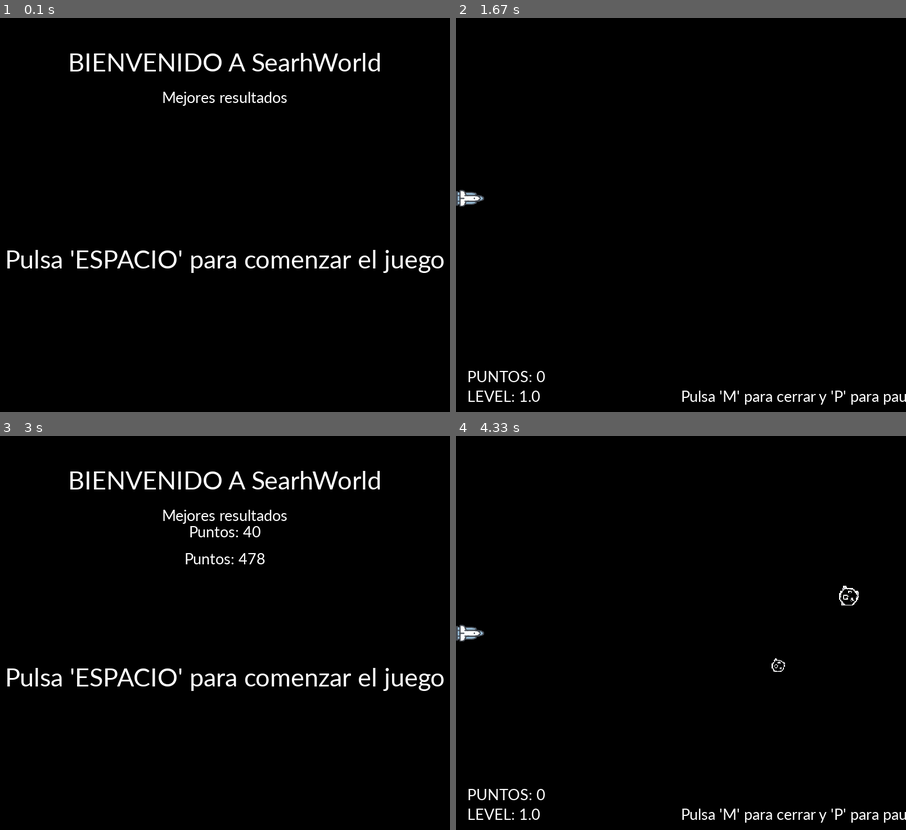
Above: before the commit, frames 1-4 (two rows, left to right).
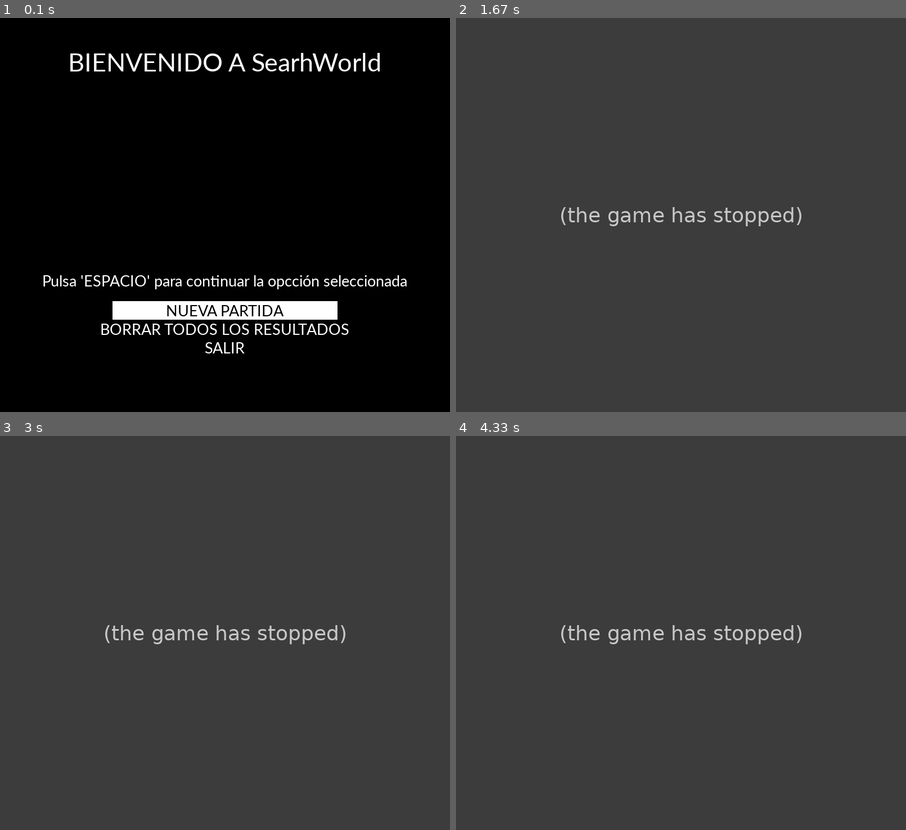
Above: after the commit, the same moments.

Repository: LuciaEnriquez/end_proyect_pygame
Game: pygame game, started from game/game.py
The game is run twice, just before and just after one commit, with the same random seed, the same clock (stepped at 60 frames per second) and the same inputs.
Inputs:
- Up to frame 1 (0.1 s): no input
- Up to frame 2 (1.67 s): tap Space at 0.33, 0.73, 1.03, 1.57 s; hold M 0.67-1.13 s; hold Down 0.67-1.13 s; tap S at 1.17 s
- Up to frame 3 (3 s): tap Space at 1.87, 2.07, 2.87 s; hold P 2-2.37 s; hold Up 2-2.37 s; hold M from 2.8 s (still down)
- Up to frame 4 (4.33 s): tap Space at 3.17, 3.53, 3.83, 4.2 s; release M at 3.43 s; hold Down from 4.13 s (still down)

The runs differ from the first frame. In frame 1, 5.4% of the frame differs, in the area x 1-99%, y 18-86%; in frame 2, 100%, in the area x 0-100%, y 0-100%; in frame 3, 100%; in frame 4, 100%.
After the commit the program exited at 1.57 s; later frames show no game.

Commit message:
update code

Diff:
--- a/game/Asteroid.py
+++ b/game/Asteroid.py
@@ -13,20 +13,16 @@
         self.image = image
         self.setYandX()
         self.setDimensionAsteroid()
-        self.delete = False
         self.speed = randint(2 , 8)
 
     def update(self):
         self.x -= self.speed
 
-        if self.x <= ( - self.w) and self.delete == False:
+        if self.x <= ( - self.w):
             self.setYandX()
             return True
         else:
             return False
-
-    def setDelete(self):
-        self.delete = True
 
     def setYandX(self):
         section = self.size[1]
--- a/game/UtilsDataBase.py
+++ b/game/UtilsDataBase.py
@@ -1,5 +1,4 @@
 import sqlite3 as sqlite
-import ModelResults as ModelResults
 
 class UtilsDataBase():
 
@@ -22,14 +21,15 @@
     def selectAllTable():
         list = []
         conn = sqlite.connect('DataBase.db')
-        cursor = conn.execute("SELECT ID, PUNTOS, NIVEL from RESULTADOS ORDER BY CAST(PUNTOS AS INT) ASC")
+        cursor = conn.execute("SELECT ID, PUNTOS, NIVEL from RESULTADOS ORDER BY CAST(PUNTOS AS INT) DESC LIMIT 5")
         for row in cursor:
-            list.append(row[1])
+            list.append(str(row[1]) + " con nivel " + str(row[2]))
 
         conn.close()
         return list
 
-    def deleteTable():
+    def resetTable():
         conn = sqlite.connect('DataBase.db')
-        conn.execute('DROP TABLE RESULTADOS;')
+        conn.execute('DROP TABLE IF EXISTS RESULTADOS;')
         conn.close()
+        UtilsDataBase.createTableIfNotExits()
--- a/game/game.py
+++ b/game/game.py
@@ -1,15 +1,20 @@
 import pygame as pg
+from pygame import time
 from pygame.draw import rect
 import os
 from Asteroid import Asteroid
 from SpaceShip import SpaceShip
 from UtilsDataBase import UtilsDataBase
-import ModelResults as ModelResults
-
-SIZE =(800, 600)
+
+SIZE = (800, 600)
+WHITE = (255, 255, 255)
+BLACK = (0, 0, 0)
 
 class Game():
 
+    listStatus = ["MENU", "INTRO","JUEGO"]
+    listItem = ["NUEVA PARTIDA","BORRAR TODOS LOS RESULTADOS","SALIR"]
+    selectListItem = listItem[0]
     lives = 2
     asteroidList = []
     asteroidDeleteList = []
@@ -26,7 +31,7 @@
 
     def __init__(self, w, h):
         self.window = pg.display.set_mode((w, h))
-        self.reloj = pg.time.Clock()
+        self.time = pg.time.Clock()
         pg.init()
         pg.font.init()
         pg.mixer.init()
@@ -42,35 +47,61 @@
         self.menuIsView = False
         game_over = False
         pause = False
-        viewMenu = True
+        selectStatus = self.listStatus[0]
+        timeInfo = pg.time.get_ticks()
         while not game_over:
-            self.reloj.tick(50)
+            self.time.tick(50)
 
             events = pg.event.get()
             for event in events:
                 if event.type == pg.QUIT:
                     game_over = True
-                elif event.type == pg.KEYDOWN and pg.key.get_pressed()[pg.K_s]:
-                    utilsDataBase.insertPointsAndLevel(40,2)
-                    utilsDataBase.insertPointsAndLevel(478,6)
-                elif event.type == pg.KEYDOWN and pg.key.get_pressed()[pg.K_m]:
+                elif event.type == pg.KEYDOWN:
+                    lenList = len(self.listItem)
+                    indexList = self.listItem.index(self.selectListItem)
+                    if pg.key.get_pressed()[pg.K_m]:
+                        self.resetGame()
+                        pause = False
+                        selectStatus = self.listStatus[0]
+                    elif (pg.key.get_pressed()[pg.K_SPACE] or pg.key.get_pressed()[pg.K_INSERT]) and selectStatus == self.listStatus[0]:
+                        if indexList == 0:
+                            self.resetGame()
+                            pause = False
+                            selectStatus = self.listStatus[1]
+                            timeInfo = pg.time.get_ticks()
+                        elif indexList == 1:
+                            utilsDataBase.resetTable()
+                            self.menuIsView = False
+                        elif indexList == 2:
+                            game_over = True
+
+                    if selectStatus == self.listStatus[2]:
+                        if pg.key.get_pressed()[pg.K_p] and self.lives > 0:
+                            pause = not pause
+                            if pause:
+                                self.textPause()
+                        elif pg.key.get_pressed()[pg.K_r] and self.lives <= 0:
+                            self.resetGame()
+                            pause = False
+                    else:
+                        if pg.key.get_pressed()[pg.K_DOWN] and indexList < lenList - 1:
+                            indexList += 1
+                            self.selectListItem = self.listItem[indexList]
+                            self.menuIsView = False
+                        elif pg.key.get_pressed()[pg.K_UP] and indexList > 0:
+                            indexList -= 1
+                            self.selectListItem = self.listItem[indexList]
+                            self.menuIsView = False
+
+
+            if selectStatus == self.listStatus[0]:
+                self.initMenu()
+            elif selectStatus == self.listStatus[1]:
+                self.initIntro()
+                if pg.time.get_ticks() > timeInfo + 10000:
                     self.resetGame()
                     pause = False
-                    viewMenu = True
-                elif event.type == pg.KEYDOWN and pg.key.get_pressed()[pg.K_SPACE] and viewMenu == True:
-                    self.resetGame()
-                    pause = False
-                    viewMenu = False
-                if viewMenu == False:
-                    if event.type == pg.KEYDOWN and pg.key.get_pressed()[pg.K_p] and self.lives > 0:
-                        pause = not pause
-                        if pause:
-                            self.textPause()
-                    elif event.type == pg.KEYDOWN and pg.key.get_pressed()[pg.K_r] and self.lives <= 0:
-                        self.resetGame()
-                        pause = False
-            if viewMenu == True:
-                self.initMenu()
+                    selectStatus = self.listStatus[2]
             else:
                 self.menuIsView = False
                 if pause == False:
@@ -79,13 +110,12 @@
                     elif pg.key.get_pressed()[pg.K_UP]:
                             self.spaceShip.moveToUp()
 
-                    self.window.fill((0, 0, 0))
+                    self.window.fill(BLACK)
 
                     self.textScore(self.score)
                     self.textLevel()
                     levelNow = int(self.nextLevel / self.numNextLevel)
                     if self.count >= self.nextLevel:
-                        print("level" , levelNow)
                         self.nextLevel += self.numNextLevel
 
                     if self.count >= self.countLevel and levelNow < 7:
@@ -97,7 +127,6 @@
                     self.spaceShip.update()
                     self.window.blit(self.spaceShip.image, (self.spaceShip.x, self.spaceShip.y))
 
-                    cont = 3
                     for asteroid in self.asteroidList:
                         if ((self.spaceShip.x <= asteroid.x) and (self.spaceShip.x + self.spaceShip.w) >= asteroid.x) and ((self.spaceShip.y - asteroid.h) <= asteroid.y and ((self.spaceShip.y + asteroid.h) >= asteroid.y)) :
                             pg.mixer.Sound.play(self.explosion)
@@ -105,7 +134,8 @@
                             if self.lives <= 0:
                                 pause = True
                                 self.textOverGame()
-                                utilsDataBase.insertPointsAndLevel(self.score, int(levelNow))
+                                if self.score > 0:
+                                    utilsDataBase.insertPointsAndLevel(self.score, int(levelNow))
                             else:
                                 self.lives -= 1
                             continue
@@ -113,13 +143,6 @@
                         if asteroid.x <= (  -asteroid.w * 2):
                             self.asteroidDeleteList.append(asteroid)
 
-                        if levelNow > self.deleteLevelAsteroid and cont > 0:
-                            asteroid.setDelete()
-                        elif levelNow > self.deleteLevelAsteroid and cont <= 0:
-                            self.deleteLevelAsteroid = levelNow
-
-                        cont -= 1
-
                         if asteroid.update():
                             self.score += 15
                         self.window.blit(asteroid.image, (asteroid.x, asteroid.y))
@@ -135,25 +158,25 @@
 
 
     def textOverGame(self):
-        textOverGame = self.font.render('GAME OVER', True, (255, 255, 255))
-        textReset = self.font.render('Pulsa \'R\' para comenzar de nuevo', True, (255, 255, 255))
+        textOverGame = self.font.render('GAME OVER', True, WHITE)
+        textReset = self.font.render('Pulsa \'R\' para comenzar de nuevo', True, WHITE)
         self.window.blit(textOverGame, textOverGame.get_rect(center = self.window.get_rect().center))
         self.window.blit(textReset, (SIZE[0]/2, SIZE[1] + 20))
 
     def textScore(self, points):
         string = "PUNTOS: " + str(points)
-        textClose = self.font.render('Pulsa \'M\' para cerrar y \'P\' para pausar', True, (255, 255, 255))
-        text = self.font.render(string, True, (255, 255, 255))
+        textClose = self.font.render('Pulsa \'M\' para cerrar y \'P\' para pausar', True, WHITE)
+        text = self.font.render(string, True, WHITE)
         self.window.blit(text, (20, SIZE[1] + 20))
         self.window.blit(textClose, (SIZE[0]/2, SIZE[1] + 55))
 
     def textLevel(self):
         string = "LEVEL: " + str(self.nextLevel / self.numNextLevel)
-        text = self.font.render(string, True, (255, 255, 255))
+        text = self.font.render(string, True, WHITE)
         self.window.blit(text, (20, SIZE[1] + 55))
 
     def textPause(self):
-        text = self.font.render("Juego pausado pulse \'P\' para continuar", True, (255, 255, 255))
+        text = self.font.render("Juego pausado pulse \'P\' para continuar", True, WHITE)
         self.window.blit(text, text.get_rect(center = self.window.get_rect().center))
 
     def addAsteroidList(self):
@@ -172,29 +195,62 @@
         self.score = 0
         self.count = 0
 
+    def initIntro(self):
+        self.window.fill(BLACK)
+        position = 50
+        textPrimary = self.fontBig.render("Intro a SearhWorld", True, WHITE)
+        self.window.blit(textPrimary, (int(SIZE[0]/2 - textPrimary.get_rect()[2]/2) , position))
+        position += textPrimary.get_rect()[3] + 50
+        textSecundary = self.font.render("- Para mover hacia arriba la nave pulsa 'flecha arriba'", True, WHITE)
+        self.window.blit(textSecundary, (int(SIZE[0]/2 - textSecundary.get_rect()[2]/2) , position))
+        position += textSecundary.get_rect()[3] + 12
+        textSecundary = self.font.render("- Para mover hacia abajo la nave pulsa 'flecha abajo'", True, WHITE)
+        self.window.blit(textSecundary, (int(SIZE[0]/2 - textSecundary.get_rect()[2]/2) , position))
+        position += textSecundary.get_rect()[3] + 12
+        textSecundary = self.font.render("- Mientras se incremente el nivel se iran incrementando los asteroides", True, WHITE)
+        self.window.blit(textSecundary, (int(SIZE[0]/2 - textSecundary.get_rect()[2]/2) , position))
+        position += SIZE[1]/4*3
+        textPrimary = self.fontBig.render("¡¡¡Buena suerte!!!", True, WHITE)
+        self.window.blit(textPrimary, (int(SIZE[0]/2 - textPrimary.get_rect()[2]/2) , position))
+
     def initMenu(self):
         if self.menuIsView == False:
             self.menuIsView = True
-            self.window.fill((0, 0, 0))
-            textWelcome = self.fontBig.render("BIENVENIDO A SearhWorld", True, (255, 255, 255))
+            self.window.fill(BLACK)
+            textWelcome = self.fontBig.render("BIENVENIDO A SearhWorld", True, WHITE)
             self.window.blit(textWelcome, (int(SIZE[0]/2 - textWelcome.get_rect()[2]/2) , 50))
-            textBestScore = self.font.render("Mejores resultados", True, (255, 255, 255))
-            self.window.blit(textBestScore, (int(SIZE[0]/2 - textBestScore.get_rect()[2]/2) , 70 + textWelcome.get_rect()[3]))
-            positionY1 = 120
-            positionY2 = textBestScore.get_rect()[3]
-            for modelResults in utilsDataBase.selectAllTable():
-                string = "Puntos: " + str(modelResults)
-                textScore = self.font.render(string, True, (255, 255, 255))
-                self.window.blit(textScore, (int(SIZE[0]/2 - textScore.get_rect()[2]/2) , positionY1 + positionY2))
-                positionY1 += 15
-                positionY2 += textScore.get_rect()[3]
-
-            textSpace = self.fontBig.render("Pulsa \'ESPACIO\' para comenzar el juego", True, (255, 255, 255))
-            self.window.blit(textSpace, (int(SIZE[0]/2 - textSpace.get_rect()[2]/2) , SIZE[1]/3*2))
+            listResults = utilsDataBase.selectAllTable()
+            if listResults != []:
+                textBestScore = self.font.render("Mejores resultados", True, WHITE)
+                self.window.blit(textBestScore, (int(SIZE[0]/2 - textBestScore.get_rect()[2]/2) , 70 + textWelcome.get_rect()[3]))
+                positionY1 = 120
+                positionY2 = textBestScore.get_rect()[3]
+                cont = 1
+                for result in listResults:
+                    string = str(cont) + "º premio: " + result
+                    textScore = self.font.render(string, True, WHITE)
+                    self.window.blit(textScore, (int(SIZE[0]/2 - textScore.get_rect()[2]/2) , positionY1 + positionY2))
+                    positionY1 += 15
+                    positionY2 += textScore.get_rect()[3]
+                    cont += 1
+
+            positionSelect = SIZE[1]/4*3
+            textSelect = self.font.render("Pulsa 'ESPACIO' para continuar la opcción seleccionada", True, WHITE)
+            self.window.blit(textSelect, (int(SIZE[0]/2 - textSelect.get_rect()[2]/2) , positionSelect))
+            positionSelect += textSelect.get_rect()[3] + 20
+            for item in self.listItem:
+                colorSelect = BLACK
+                color = WHITE
+                if self.selectListItem == item:
+                    color = BLACK
+                    colorSelect = WHITE
+                textNewGame = self.font.render(item, True, color)
+                pg.draw.rect(self.window, colorSelect, pg.Rect(int(SIZE[0]/2 - 400/2) , positionSelect,400,textNewGame.get_rect()[3]))
+                self.window.blit(textNewGame, (int(SIZE[0]/2 - textNewGame.get_rect()[2]/2) , positionSelect))
+                positionSelect += textNewGame.get_rect()[3]
 
 juego = Game(800, 700)
 utilsDataBase = UtilsDataBase
-#utilsDataBase.deleteTable()
 utilsDataBase.createTableIfNotExits()
 utilsDataBase.selectAllTable()
 juego.addAsteroidList()
Binary file changed: DataBase.db
